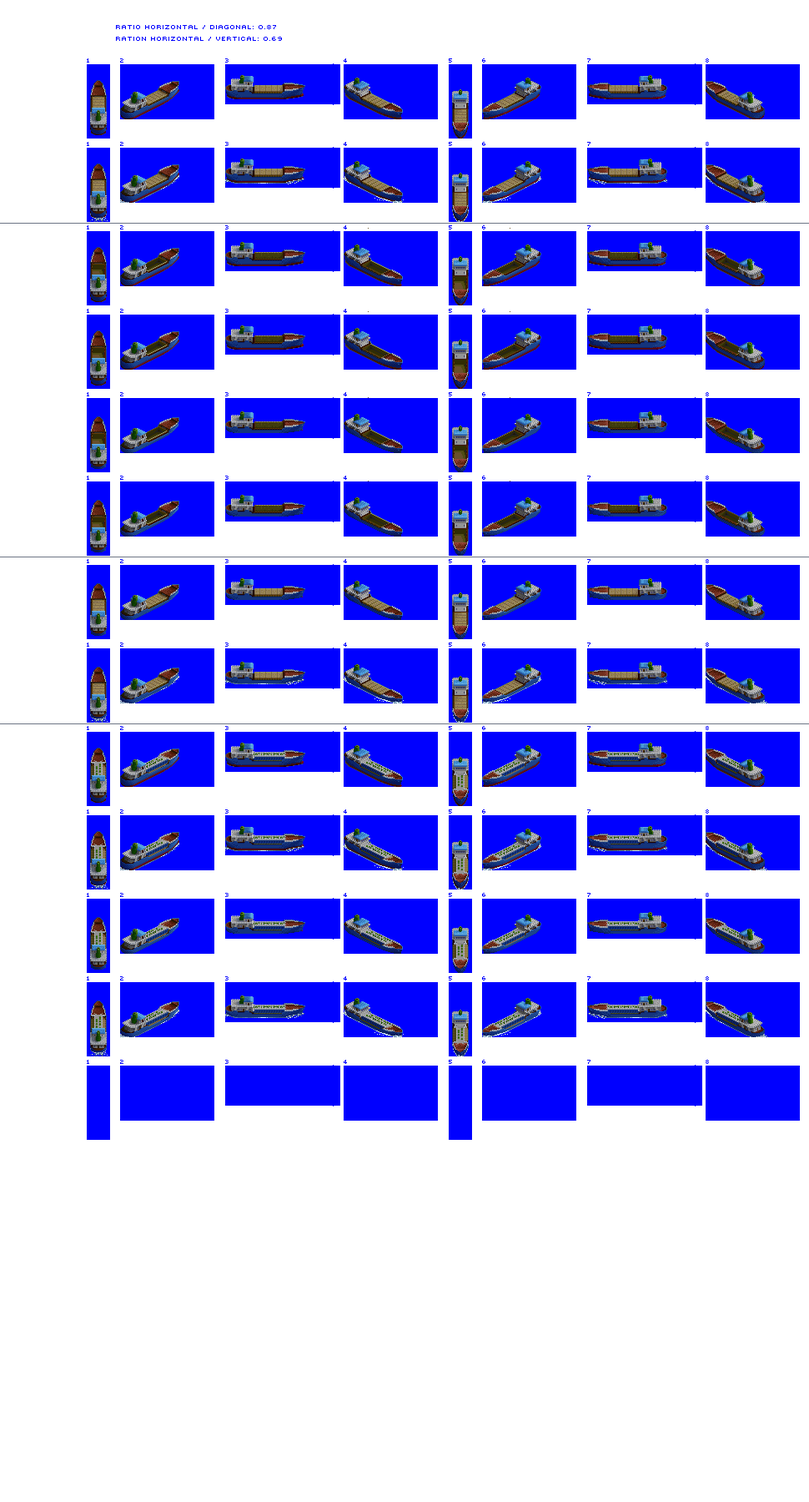
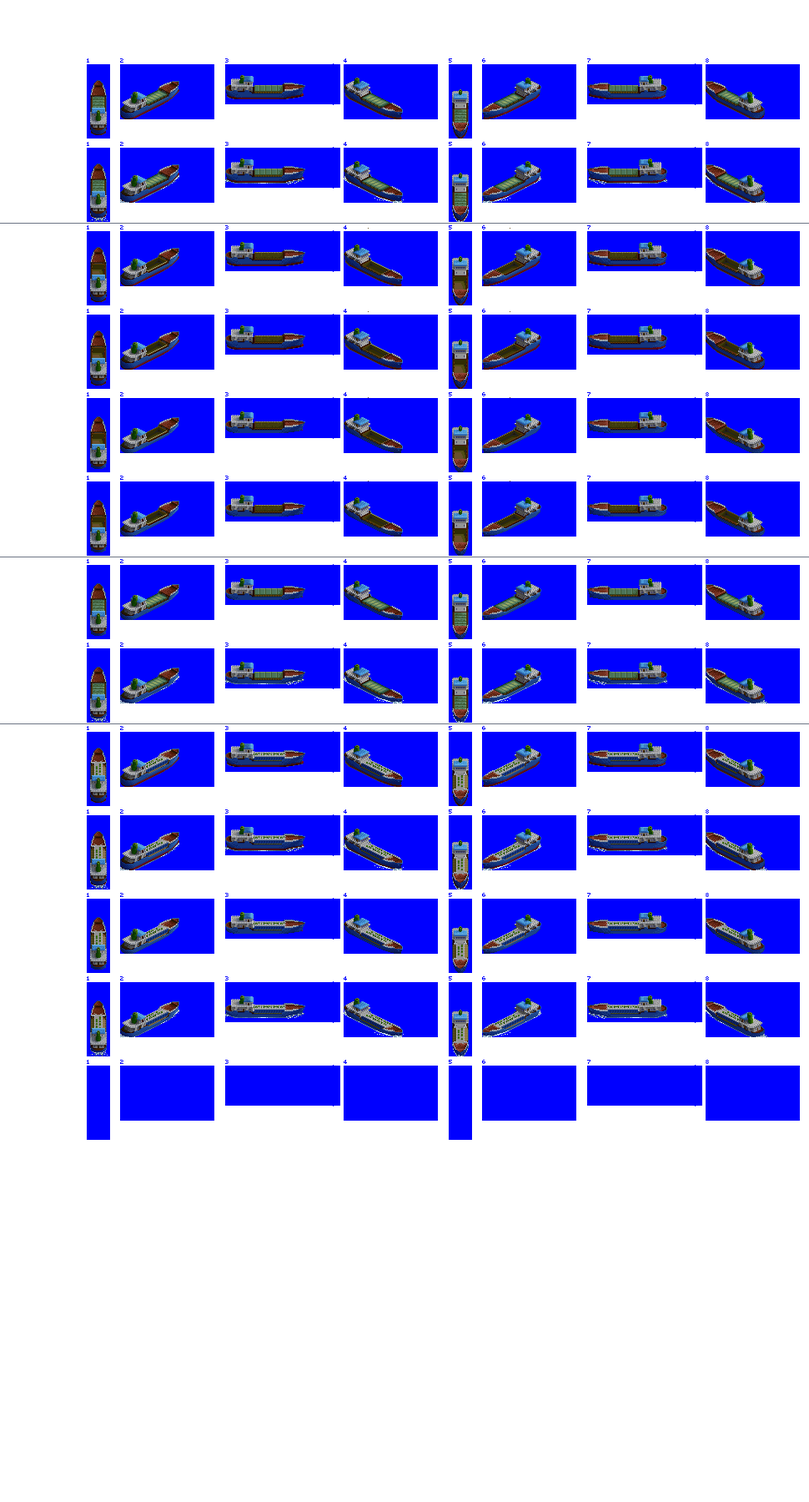
Layered file, before and after one edit (809 × 1502). Changes by layer:
painted on "Hatch Covers" over [92, 85, 740, 710]
hid "ratio horizontal / diagonal: 0" over [115, 25, 283, 41]
